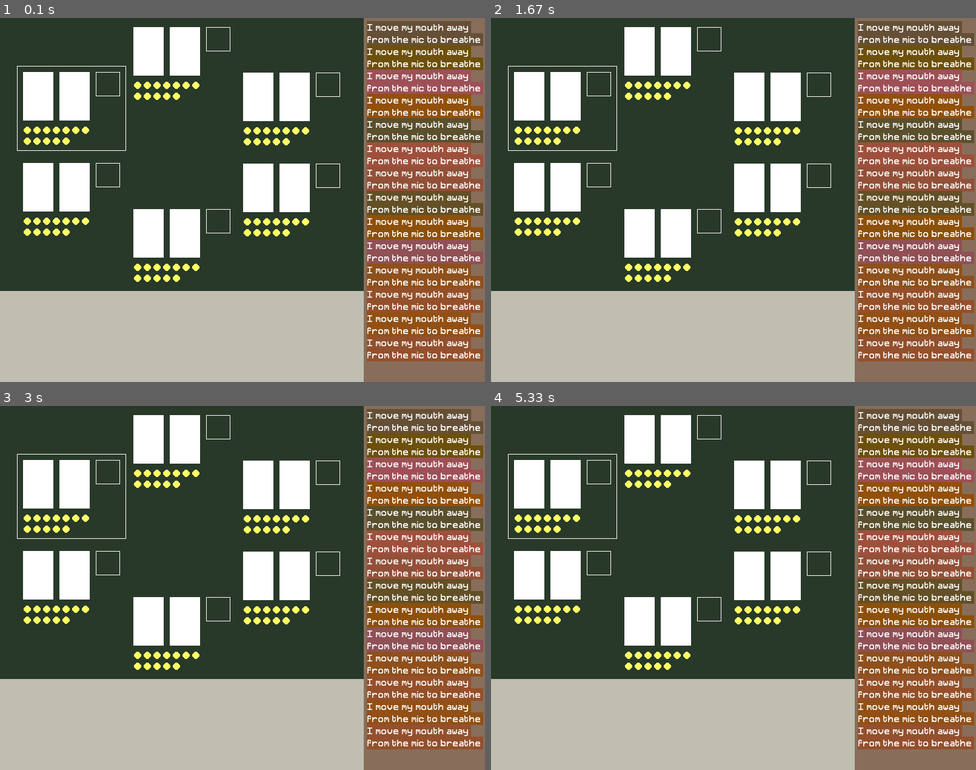
Above: before the commit, frames 1-4 (two rows, left to right).
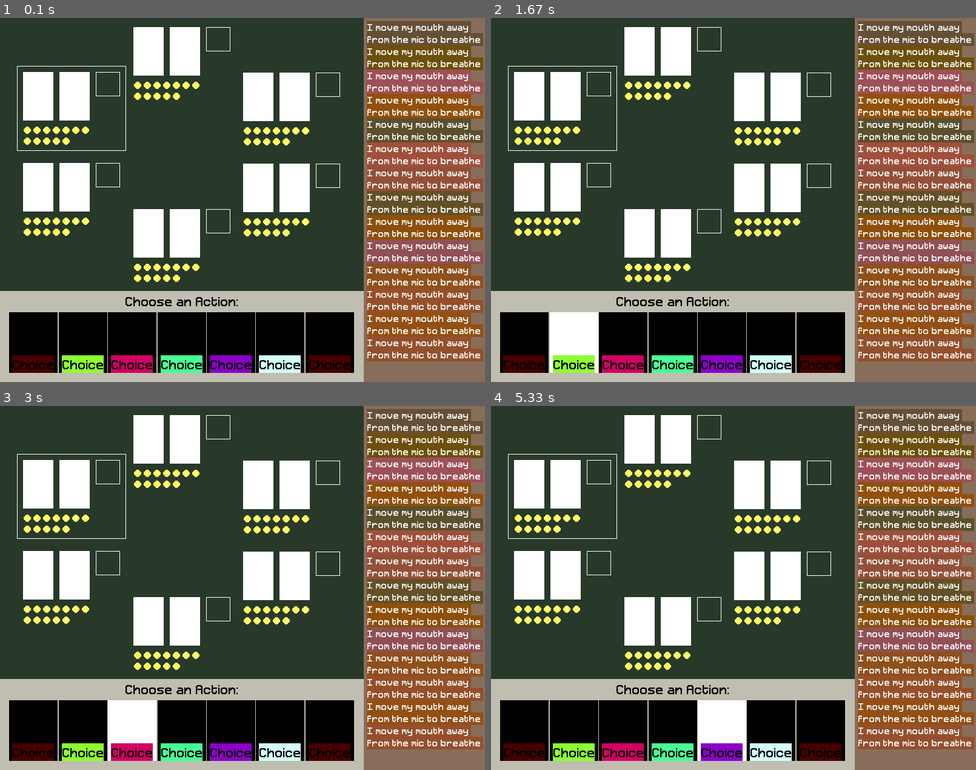
Above: after the commit, the same moments.

Repository: tmiltonj/depose
Game: pygame game, started from depose/pygame_view.py
The game is run twice, just before and just after one commit, with the same random seed, the same clock (stepped at 60 frames per second) and the same inputs.
Inputs (mouse positions are in pixels of both pictures, inside the frame that each line leads up to):
- Up to frame 1 (0.1 s): no input
- Up to frame 2 (1.67 s): click (524, 341) at 0.38 s; click (733, 221) at 0.72 s; click (573, 341) at 1.55 s
- Up to frame 3 (3 s): click (252, 464) at 1.88 s; click (130, 729) at 2.72 s
- Up to frame 4 (5.33 s): click (665, 511) at 3.05 s; click (675, 729) at 3.88 s; click (835, 522) at 4.22 s; click (723, 729) at 5.05 s

The runs differ from the first frame. In frame 1, 12% of the frame differs, in the area x 1-73%, y 76-98%; in frame 2, 12%; in frame 3, 12%; in frame 4, 12%.

Commit message:
Added user input bar

Diff:
--- a/depose/pygame_view.py
+++ b/depose/pygame_view.py
@@ -67,7 +67,6 @@
     def log(self, message, color=bg_color):
         line = ''
         for word in message.split(' '):
-            print(word)
             if (line == '') or (len(line) + len(word) < Sidebar.line_length):
                 line += word + ' '
             else:
@@ -83,6 +82,69 @@
             sidebar.blit(render, (5, 5 + line * 20))
 
         surface.blit(sidebar, (0, 0))
+
+class InputBox:
+    width = 600
+    height = 150
+    bg_color = action_bg
+
+    class Option:
+        width = 80
+        height = 100
+
+        def __init__(self, label, color=(255, 0, 0), image=None):
+            self.label = label
+            self.color = color
+            self.image = image
+
+        def render(self, x, y):
+            width = InputBox.Option.width
+            height = InputBox.Option.height
+            surface = pygame.Surface((width, height))
+            if pygame.Rect(x, y, width, height).collidepoint(pygame.mouse.get_pos()):
+                surface.fill((255, 255, 255))
+            else:
+                surface.fill((0, 0, 0))
+
+
+            font = pygame.freetype.Font('Retron2000.ttf', size=20)
+            font.pad = True
+            label_render, label_rect = font.render(self.label, bgcolor=self.color)
+            surface.blit(label_render, (InputBox.Option.width / 2 - label_rect.width / 2, 100 - label_rect.height))
+
+            return surface
+
+    def __init__(self):
+        self.active = False
+        self.font = pygame.freetype.Font('Retron2000.ttf', size=20)
+        self.options = []
+
+    def show_menu(self, prompt, options):
+        self.active = True
+        self.options = options
+        self.render, _ = self.font.render(prompt, fgcolor=(0, 0, 0))
+
+    def draw(self, surface):
+        if not self.active:
+            return
+
+        inputbox = pygame.Surface((InputBox.width, InputBox.height))
+        inputbox.fill(InputBox.bg_color)
+
+        # Show prompt
+        inputbox.blit(self.render, ((inputbox.get_width() / 2) - (self.render.get_width() / 2), 10))
+
+        # Show options
+        num_options = 7
+        for ii in range(num_options):
+            option = InputBox.Option('Choice', ((ii % 3 + 1) * 70, ii % 2 * 255, ii % 6 * 50))
+
+            box_width = 570 / num_options
+            x_pos = 15 + box_width * ii + (box_width / 2)
+            #pygame.draw.rect(inputbox, (0, 0, 0), pygame.Rect(x_pos - 40, 35, 80, 100), 1)
+            inputbox.blit(option.render(x_pos - 40, 450 + 35), (x_pos - 40, 35))
+
+        surface.blit(inputbox, (0, 0))
 
 
 # Main canvas
@@ -120,6 +182,10 @@
         y_draw = y + y_dist * math.cos(ii * angle)
         PlayerCard.draw(surface, player, x_draw, y_draw, active=(ii == 4))
 
+# Test InputBox
+box = InputBox()
+box.show_menu("Choose an Action:", [])
+
 running = True
 while running:
     for event in pygame.event.get():
@@ -134,7 +200,7 @@
 
     draw_player_cards(['a', 'b', 'c', 'd', 'e', 'f'], table, table_w / 2, table_h / 2)
     bar.draw(sidebar)
-    #draw_player_cards(['a', 'b', 'c', 'd', 'e'], table, table_w / 2, table_h / 2)
+    box.draw(action)
 
     # Draw views to main canvas
     screen.blit(table, (0, 0))
